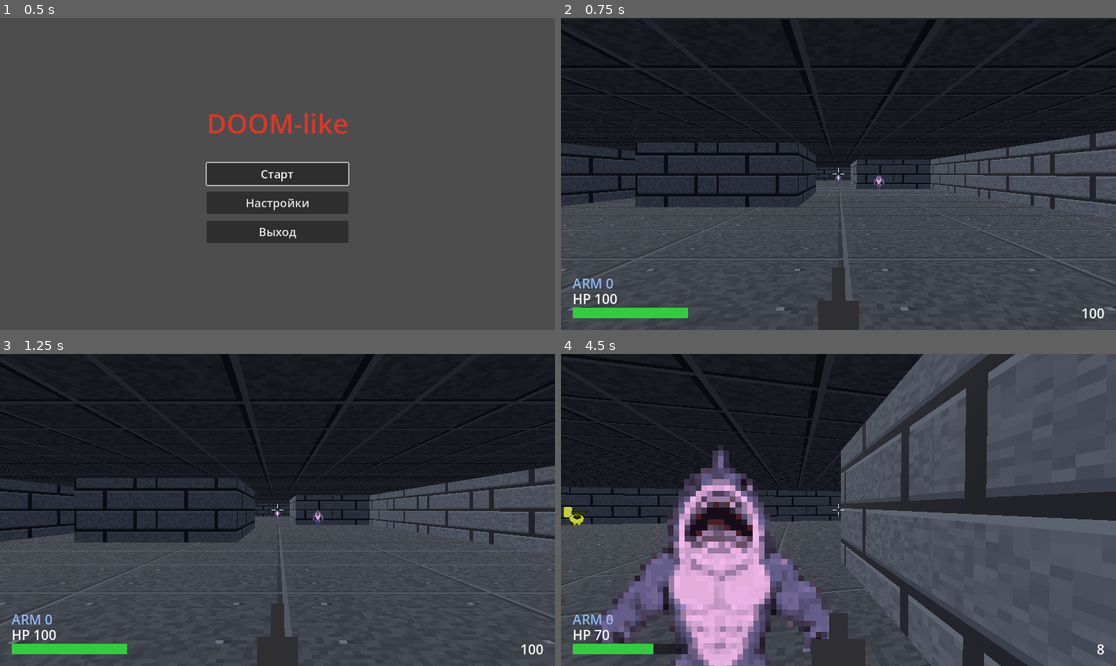
Above: before the commit, frames 1-4 (two rows, left to right).
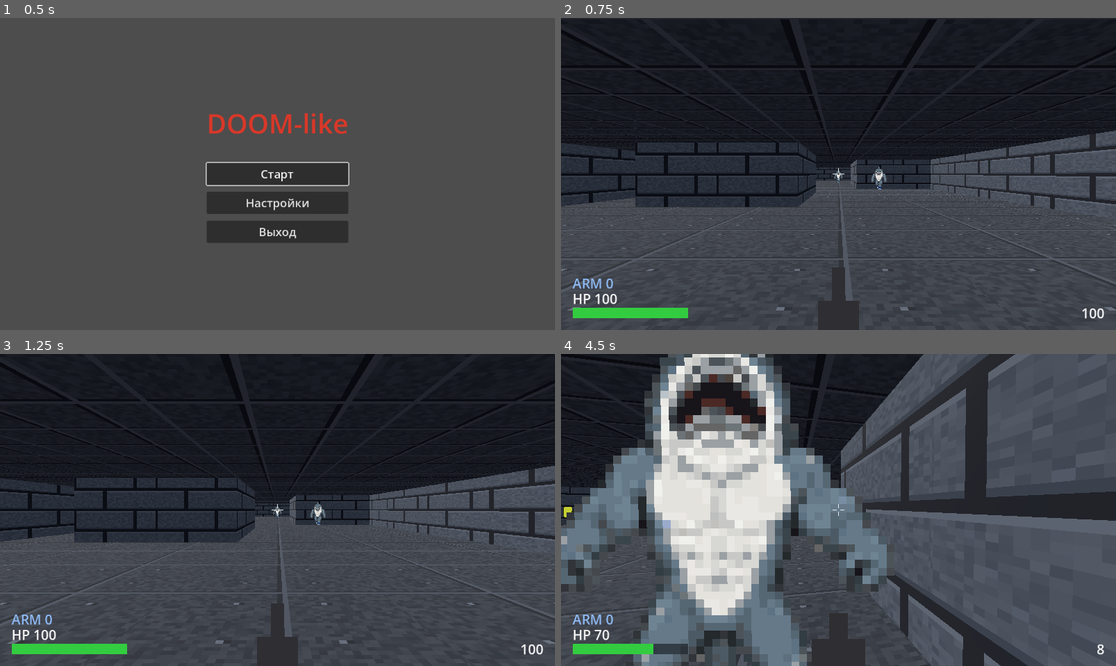
Above: after the commit, the same moments.

Repository: Rognlosh/DoomGodotYandex
Game: Godot game, scene res://scenes/game/game.tscn
Two runs of this game, one before a commit and one after it. Both use one fixed random seed, a clock stepped at 60 frames per second and the inputs below.
Inputs (mouse positions are in pixels of both pictures, inside the frame that each line leads up to):
- Up to frame 1 (0.5 s): no input
- Up to frame 2 (0.75 s): click "Старт" at 0.5 s
- Up to frame 3 (1.25 s): no input
- Up to frame 4 (4.5 s): move the mouse to (866, 510) at 1.27 s; press the mouse at (866, 510) at 1.28 s; hold W (move_forward) from 1.28 s (still down); tap Space (jump) at 1.52, 2.27, 3.77 s; move the mouse to (810, 510) at 2.02 s; release the mouse at (810, 510) at 2.03 s; tap Mouse wheel up (weapon_next) at 2.1 s; move the mouse to (849, 503) at 2.77 s; hold Mouse wheel down (weapon_prev) 2.78-3.53 s; move the mouse to (832, 516) at 3.52 s; click (832, 516) at 3.6 s; move the mouse to (877, 513) at 4.27 s; hold Mouse wheel up (weapon_next) from 4.28 s (still down)

Frame 1 is identical in both runs. In frame 2, 0.1% of the frame differs, in the area x 49-59%, y 47-56%; in frame 3, 0.1%; in frame 4, 33%, in the area x 0-61%, y 0-100%.

Commit message:
rusherHeightFix

Diff:
--- a/scenes/enemies/rusher.tscn
+++ b/scenes/enemies/rusher.tscn
@@ -9,8 +9,9 @@
 attack_cooldown = 0.6
 
 [node name="Sprite3D" parent="." index="1" unique_id=913123013]
-modulate = Color(1.9499379, 0.7717736, 1.9982535, 1)
-pixel_size = 0.032
+transform = Transform3D(1, 0, 0, 0, 1, 0, 0, 0, 1, 0, 1.3858612, 0)
+modulate = Color(1.9984877, 1.9984877, 1.9984877, 1)
+pixel_size = 0.045
 
 [node name="HealthComponent" parent="." index="2" unique_id=67558913]
 max_health = 60.0
